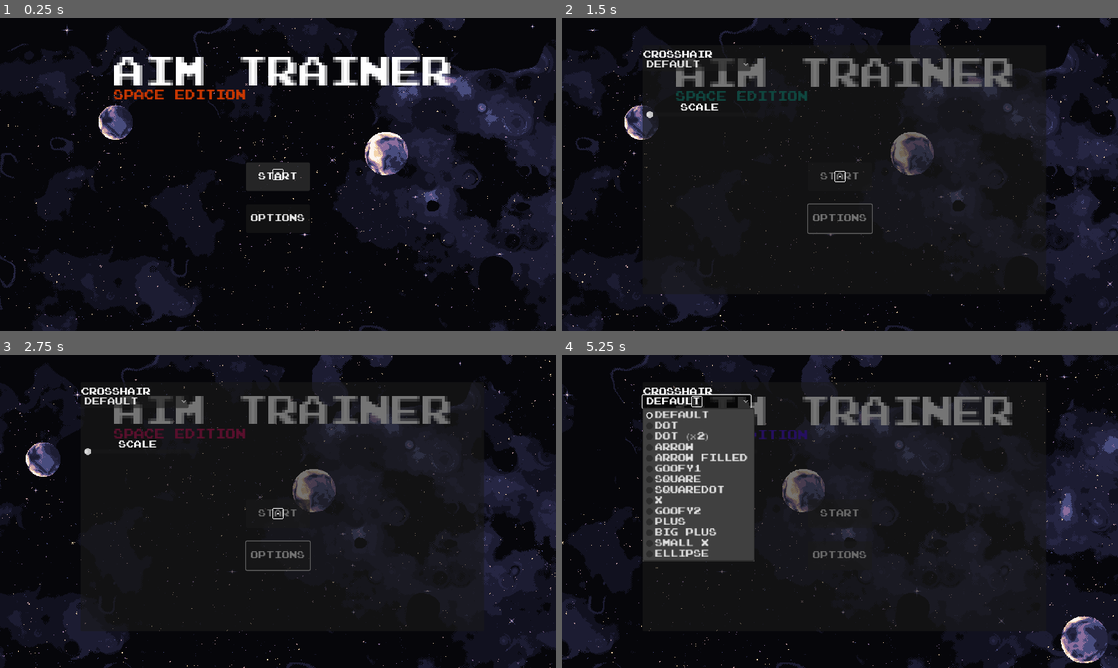
Above: before the commit, frames 1-4 (two rows, left to right).
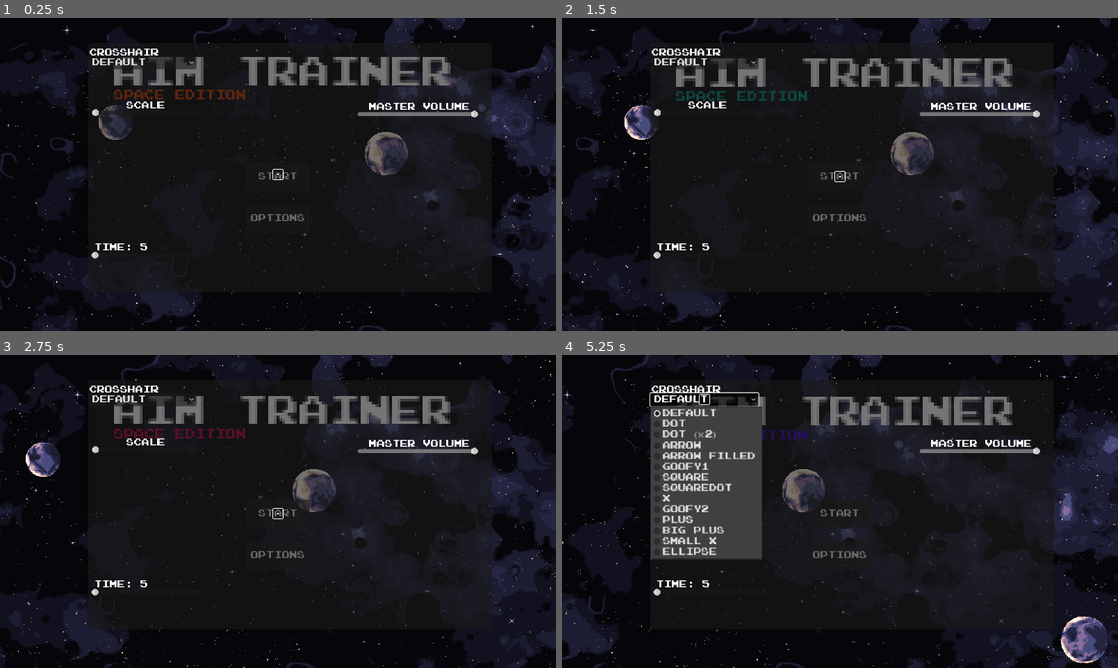
Above: after the commit, the same moments.

Repository: DarkHybrid/Aim-Trainer
Game: Godot game, scene res://init.tscn
The game is run twice, just before and just after one commit, with the same random seed, the same clock (stepped at 60 frames per second) and the same inputs.
Inputs:
- Up to frame 1 (0.25 s): no input
- Up to frame 2 (1.5 s): click "OPTIONS" at 0.5 s; click "START" at 1.25 s
- Up to frame 3 (2.75 s): click "START" at 2 s
- Up to frame 4 (5.25 s): click "DEFAULT" at 2.75 s; click "DEFAULT" at 3.5 s; click "START" at 4.25 s; click "DEFAULT" at 5 s

The runs differ from the first frame. In frame 1, 7.7% of the frame differs, in the area x 15-89%, y 8-88%; in frame 2, 1.7%; in frame 3, 1.6%; in frame 4, 5.5%.

Commit message:
Final (probably) update

Diff:
--- a/Options.gd
+++ /dev/null
@@ -1,16 +0,0 @@
-extends Button
-
-
-# Called when the node enters the scene tree for the first time.
-func _ready():
-	pass # Replace with function body.
-
-
-# Called every frame. 'delta' is the elapsed time since the previous frame.
-func _process(delta):
-	pass
-
-
-func _on_pressed():
-	$"../optionsWindow".visible = true
-	pass # Replace with function body.
--- a/cursor.tscn
+++ b/cursor.tscn
@@ -1,7 +1,8 @@
-[gd_scene load_steps=4 format=3 uid="uid://ow7101idlpsf"]
+[gd_scene load_steps=5 format=3 uid="uid://ow7101idlpsf"]
 
 [ext_resource type="Script" path="res://scripts/cursor.gd" id="1_wa47r"]
 [ext_resource type="Texture2D" uid="uid://5wb0wo0tv681" path="res://crosshair/Crosshair Pack-sheet.png" id="2_m50qf"]
+[ext_resource type="AudioStream" uid="uid://b4h3drkfa2evf" path="res://shoot.wav" id="3_am5br"]
 
 [sub_resource type="RectangleShape2D" id="RectangleShape2D_2vkfg"]
 size = Vector2(50, 50)
@@ -21,4 +22,7 @@
 position = Vector2(-1.19209e-06, -1.19209e-06)
 shape = SubResource("RectangleShape2D_2vkfg")
 
+[node name="AudioStreamPlayer" type="AudioStreamPlayer" parent="."]
+stream = ExtResource("3_am5br")
+
 [connection signal="area_entered" from="Area2D" to="." method="_on_area_2d_area_entered"]
--- a/endscreen.tscn
+++ b/endscreen.tscn
@@ -1,9 +1,10 @@
-[gd_scene load_steps=6 format=3 uid="uid://cd51xv5fn016i"]
+[gd_scene load_steps=7 format=3 uid="uid://cd51xv5fn016i"]
 
 [ext_resource type="Script" path="res://scripts/endscreen.gd" id="1_kfir6"]
 [ext_resource type="FontFile" uid="uid://bkxy3l4hhwk1b" path="res://nintendo-nes-font.ttf" id="2_wjc35"]
 [ext_resource type="Texture2D" uid="uid://dewe1465dhat7" path="res://backgrounds/endscreen.png" id="2_xjpm5"]
 [ext_resource type="Script" path="res://scripts/Title.gd" id="4_blxhs"]
+[ext_resource type="Script" path="res://scripts/optionsWindow.gd" id="5_ibupa"]
 [ext_resource type="PackedScene" uid="uid://ow7101idlpsf" path="res://cursor.tscn" id="5_lsll6"]
 
 [node name="endscreen" type="Node2D"]
@@ -24,6 +25,12 @@
 theme_override_fonts/font = ExtResource("2_wjc35")
 script = ExtResource("4_blxhs")
 
+[node name="time" type="Label" parent="score"]
+offset_left = 55.3192
+offset_top = 53.0663
+offset_right = 183.319
+offset_bottom = 126.066
+
 [node name="MainMenu" type="Button" parent="."]
 anchors_preset = 4
 anchor_top = 0.5
@@ -37,6 +44,7 @@
 theme_override_fonts/font = ExtResource("2_wjc35")
 text = "MAIN MENU
 "
+script = ExtResource("5_ibupa")
 
 [node name="Restart" type="Button" parent="."]
 texture_filter = 1
--- a/mainmenu.tscn
+++ b/mainmenu.tscn
@@ -2,11 +2,11 @@
 
 [ext_resource type="Script" path="res://scripts/Start.gd" id="1_ibl1n"]
 [ext_resource type="FontFile" uid="uid://bkxy3l4hhwk1b" path="res://nintendo-nes-font.ttf" id="2_hr2fg"]
-[ext_resource type="Script" path="res://Options.gd" id="2_xitmj"]
+[ext_resource type="Script" path="res://scripts/Options.gd" id="2_xitmj"]
 [ext_resource type="Script" path="res://scripts/Title.gd" id="3_ehwqy"]
 [ext_resource type="AudioStream" uid="uid://etngdjih1ijh" path="res://music/menuloop.mp3" id="4_k7kkp"]
-[ext_resource type="Script" path="res://optionsWindow.gd" id="6_vvdw8"]
-[ext_resource type="Script" path="res://Crosshair.gd" id="6_xvxqv"]
+[ext_resource type="Script" path="res://scripts/optionsWindow.gd" id="6_vvdw8"]
+[ext_resource type="Script" path="res://scripts/Crosshair.gd" id="6_xvxqv"]
 
 [sub_resource type="Animation" id="Animation_f1hal"]
 resource_name = "rgb_effect"
@@ -101,7 +101,6 @@
 autoplay = true
 
 [node name="optionsWindow" type="Control" parent="."]
-visible = false
 anchors_preset = 0
 offset_right = 40.0
 offset_bottom = 40.0
@@ -109,10 +108,10 @@
 
 [node name="Panel" type="Panel" parent="optionsWindow"]
 layout_mode = 0
-offset_left = 167.0
-offset_top = 56.0
-offset_right = 1003.0
-offset_bottom = 572.0
+offset_left = 183.0
+offset_top = 52.0
+offset_right = 1019.0
+offset_bottom = 568.0
 
 [node name="OptionButton" type="OptionButton" parent="optionsWindow/Panel"]
 layout_mode = 0
@@ -178,6 +177,40 @@
 offset_bottom = 1.0
 text = "SCALE"
 
+[node name="mastervolume" type="HSlider" parent="optionsWindow/Panel"]
+layout_mode = 0
+offset_left = 558.0
+offset_top = 139.0
+offset_right = 808.0
+offset_bottom = 155.0
+min_value = -1000.0
+max_value = 0.0
+
+[node name="Label" type="Label" parent="optionsWindow/Panel/mastervolume"]
+layout_mode = 0
+offset_left = 24.0
+offset_top = -16.0
+offset_right = 232.0
+text = "MASTER VOLUME"
+
+[node name="Time" type="HSlider" parent="optionsWindow"]
+layout_mode = 0
+offset_left = 189.0
+offset_top = 480.0
+offset_right = 424.0
+offset_bottom = 502.0
+min_value = 5.0
+max_value = 60.0
+value = 5.0
+
+[node name="Label" type="Label" parent="optionsWindow/Time"]
+layout_mode = 0
+offset_left = 6.0
+offset_top = -13.0
+offset_right = 232.0
+offset_bottom = 3.0
+text = "TIME: NA"
+
 [connection signal="pressed" from="Button" to="Button" method="_on_pressed"]
 [connection signal="pressed" from="Options" to="Options" method="_on_pressed"]
 [connection signal="screen_entered" from="Title/VisibleOnScreenNotifier2D" to="Title" method="_on_visible_on_screen_notifier_2d_screen_entered"]
--- a/scripts/Title.gd
+++ b/scripts/Title.gd
@@ -5,7 +5,7 @@
 	pass
 
 func _process(delta):
-	position.y += sin(globals.time) / 6
+	position.y += sin(globals.t) / 6
 
 func _on_visible_on_screen_notifier_2d_screen_entered():
 	$"space edition/AnimationPlayer".play("rgb_effect")
--- a/scripts/cursor.gd
+++ b/scripts/cursor.gd
@@ -6,14 +6,15 @@
 
 func _process(delta):
 	position = get_global_mouse_position()
-	if Input.is_action_just_pressed("mb_left"):
+	if Input.is_action_just_pressed("mb_left") && get_tree().current_scene.get_name() == "shooting range":
+		$AudioStreamPlayer.play()
 		_shot()
 	$Sprite2D.frame_coords.x = globals.crosshair
 	$Sprite2D.scale = Vector2(globals.crosshairScale / 2, globals.crosshairScale / 2) + Vector2(7,7)
 
+
 func _shot():
 	if $Area2D.get_overlapping_areas().size() > 0:
-		print("overlapping")
 		globals.shot = true
 		globals.score += 1 * multiplier
 
--- a/scripts/endscreen.gd
+++ b/scripts/endscreen.gd
@@ -10,6 +10,7 @@
 
 # Called every frame. 'delta' is the elapsed time since the previous frame.
 func _process(delta):
+	$score/time.text = "TIME: " + str(globals.time)
 	pass
 
 
--- a/scripts/globals.gd
+++ b/scripts/globals.gd
@@ -9,9 +9,9 @@
 var shot : bool
 
 var score = 0
-var time : float
-
-
+var time : int
+var t : float
+var master_volume = 0
 
 const bgTextures = [preload("res://backgrounds/shootingrange1.png"), preload("res://backgrounds/shootingrange2.png"), preload("res://backgrounds/shootingrange3.png"), preload("res://backgrounds/shootingrange4.png"), preload("res://backgrounds/shootingrange5.png")]
 
@@ -19,4 +19,5 @@
 
 
 func _physics_process(delta):
-	time +=0.05
+	AudioServer.set_bus_volume_db(AudioServer.get_bus_index("Master"), master_volume)
+	t += 0.05
--- a/scripts/options.gd
+++ b/scripts/options.gd
@@ -1,5 +1,16 @@
-extends Node
-var config = ConfigFile.new()
+extends Button
 
+
+# Called when the node enters the scene tree for the first time.
 func _ready():
-	config.set_value("options", "spinning_cursor", false)
+	pass # Replace with function body.
+
+
+# Called every frame. 'delta' is the elapsed time since the previous frame.
+func _process(delta):
+	pass
+
+
+func _on_pressed():
+	$"../optionsWindow".visible = true
+	pass # Replace with function body.
--- a/optionsWindow.gd
+++ b/scripts/optionsWindow.gd
@@ -4,14 +4,20 @@
 
 # Called when the node enters the scene tree for the first time
 func _ready():
-	$Panel/scale.value = globals.crosshairScale
+	$Panel/scale.value = globals.crosshairScale * 10
+	$Panel/mastervolume.value = globals.master_volume
+	$Time.value = globals.time
 # Called every frame. 'delta' is the elapsed time since the previous frame.
 func _process(delta):
+	$Time/Label.text = "TIME: " + str(globals.time)
+	globals.time = $Time.value
+	globals.master_volume = $Panel/mastervolume.value
 	if Input.is_action_just_pressed("window_toggle"):
 		visible = false
 
 func _on_scale_value_changed(value):
 	globals.crosshairScale = $Panel/scale.value / 10
+
 	pass # Replace with function body.
 
 
--- a/scripts/shooting_range.gd
+++ b/scripts/shooting_range.gd
@@ -4,6 +4,8 @@
 
 # Called when the node enters the scene tree for the first time.
 func _ready():
+	$Timer.wait_time = globals.time
+	$Timer.start()
 	globals.score = 0
 	pass # Replace with function body.
 
--- a/scripts/target.gd
+++ b/scripts/target.gd
@@ -1,11 +1,13 @@
 extends CharacterBody2D
 @onready var globals = get_node("/root/Globals")
 @onready var screen = get_node("/root/Screen")
-
+signal got_shot
 func _physics_process(delta):
 	if globals.shot == true:
+		$AudioStreamPlayer.play()
 		_randomize_pos()
 	pass
 func _randomize_pos():
+	emit_signal("got_shot")
 	position = Vector2(randi_range(128, Screen.screen_width -128), randi_range(128, Screen.screen_height -128))
 	globals.shot = false
--- a/shooting_range.tscn
+++ b/shooting_range.tscn
@@ -30,7 +30,6 @@
 
 [node name="Timer" type="Timer" parent="."]
 wait_time = 15.0
-autostart = true
 
 [node name="time" type="Label" parent="."]
 texture_filter = 1
--- a/target.tscn
+++ b/target.tscn
@@ -1,7 +1,8 @@
-[gd_scene load_steps=4 format=3 uid="uid://1p0gdp3fmd40"]
+[gd_scene load_steps=5 format=3 uid="uid://1p0gdp3fmd40"]
 
 [ext_resource type="Script" path="res://scripts/target.gd" id="1_ox0r3"]
 [ext_resource type="Texture2D" uid="uid://6y0m53xjgebx" path="res://target.png" id="2_hnxch"]
+[ext_resource type="AudioStream" uid="uid://b3eirynk74vg7" path="res://explosion.wav" id="3_kjcor"]
 
 [sub_resource type="RectangleShape2D" id="RectangleShape2D_ly1e7"]
 size = Vector2(124, 127)
@@ -21,3 +22,7 @@
 [node name="CollisionShape2D" type="CollisionShape2D" parent="Area2D"]
 position = Vector2(-2, 0.5)
 shape = SubResource("RectangleShape2D_ly1e7")
+
+[node name="AudioStreamPlayer" type="AudioStreamPlayer" parent="."]
+stream = ExtResource("3_kjcor")
+volume_db = -10.0
Not shown, added: explosion.wav.import
Not shown, added: export_presets.cfg
Renamed: Crosshair.gd -> scripts/Crosshair.gd
Not shown, added: shoot.wav.import
Not shown, added: explosion.wav
Not shown, added: shoot.wav
